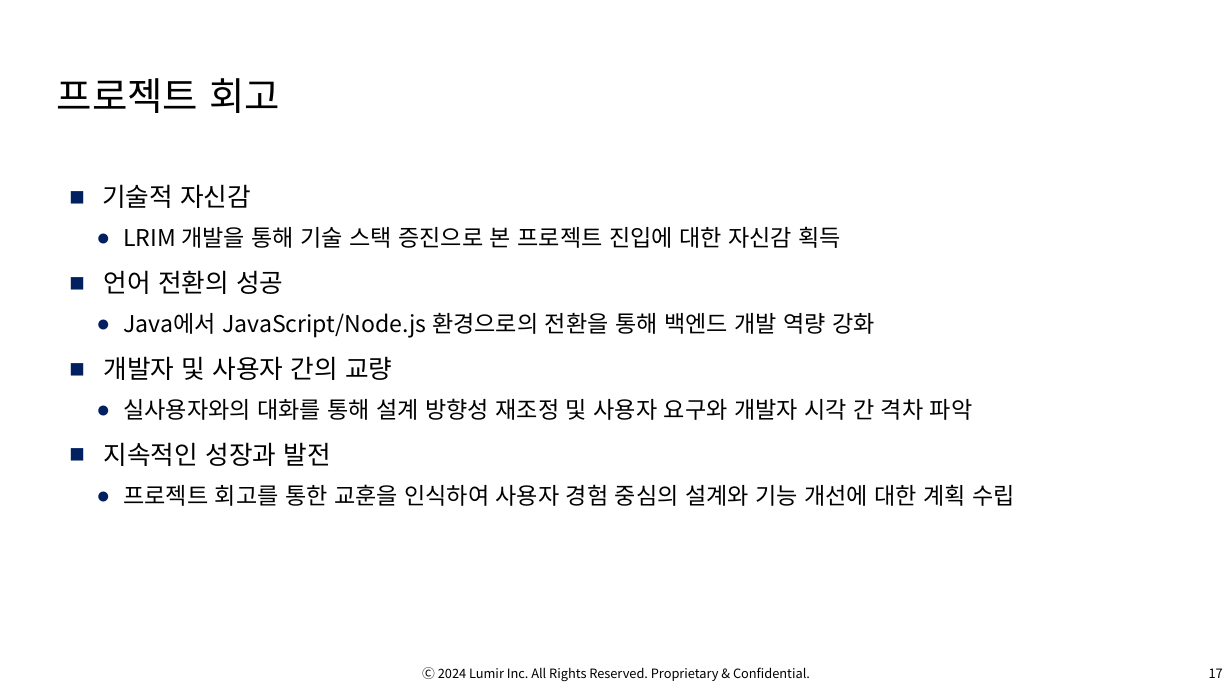
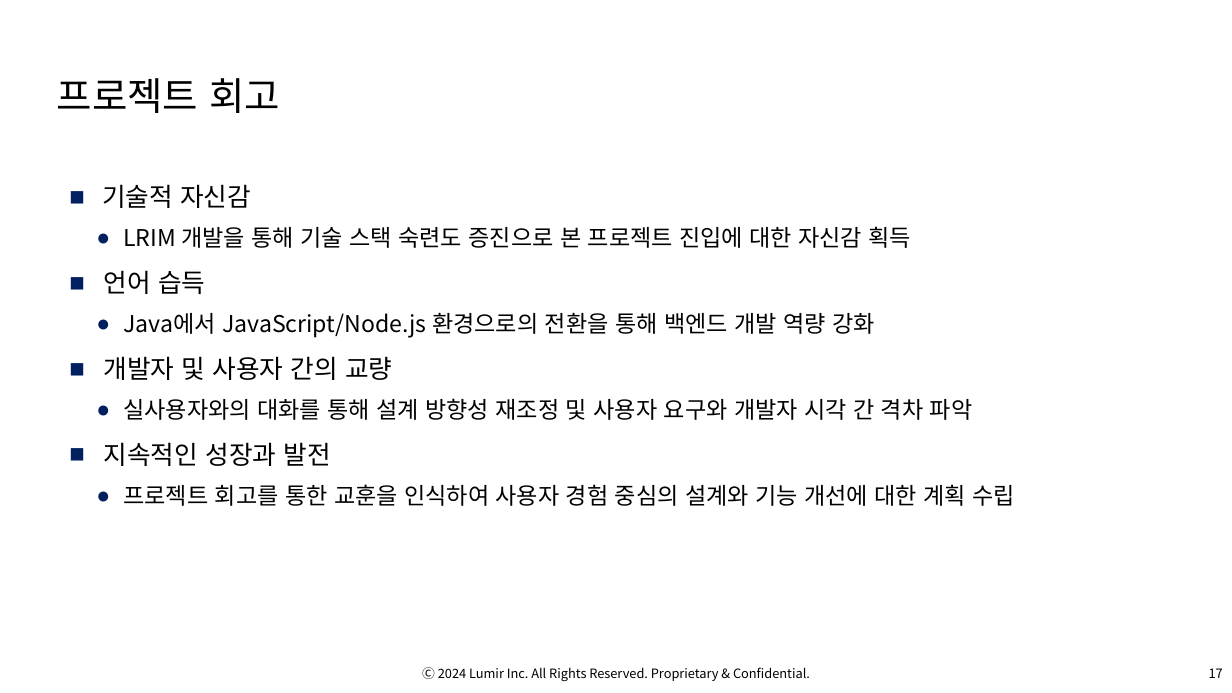
Before and after one commit to OsterRepository/OsterRepository, a slide deck: slide 18 of 기술 7부 김민수 성과 발표.pptx. Drawn at 1232x693 pixels with LibreOffice and Linux fonts; fonts in the diff are those of the drawing; background and template pictures are left out. Boxes give left, top, right and bottom in pixels: in the first picture for what was removed or moved away, otherwise in the second. Text is boxed around its words. In the diff, an @@ line names an element or a change of style, - is before the commit and + after.

```diff
--- a/기술 7부 김민수 성과 발표.pptx
+++ b/기술 7부 김민수 성과 발표.pptx
@@ text at bbox=[104, 226, 912, 294]: text changed @@
-  ● LRIM 개발을 통해 기술 스택 증진으로 본 프로젝트 진입에 대한 자신감 획득
-■ 언어 전환의 성공
+  ● LRIM 개발을 통해 기술 스택 숙련도 증진으로 본 프로젝트 진입에 대한 자신감 획득
+■ 언어 습득
```
Also in this commit, not shown: 1 other slide changed, 1 other file.
